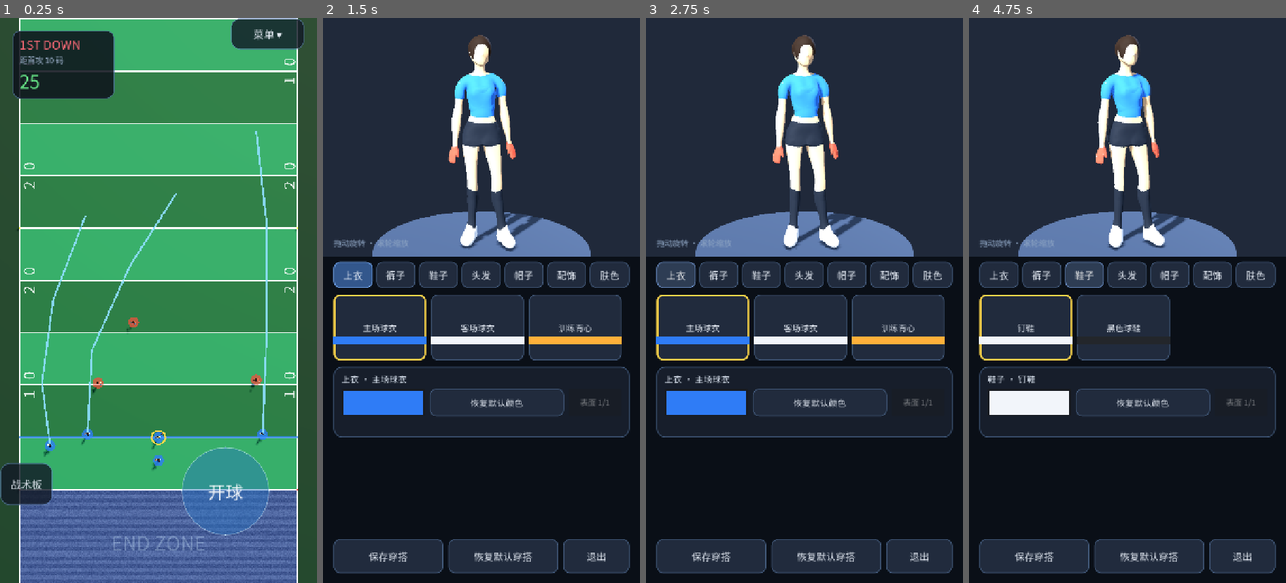
Above: before the commit, frames 1-4 (left to right).
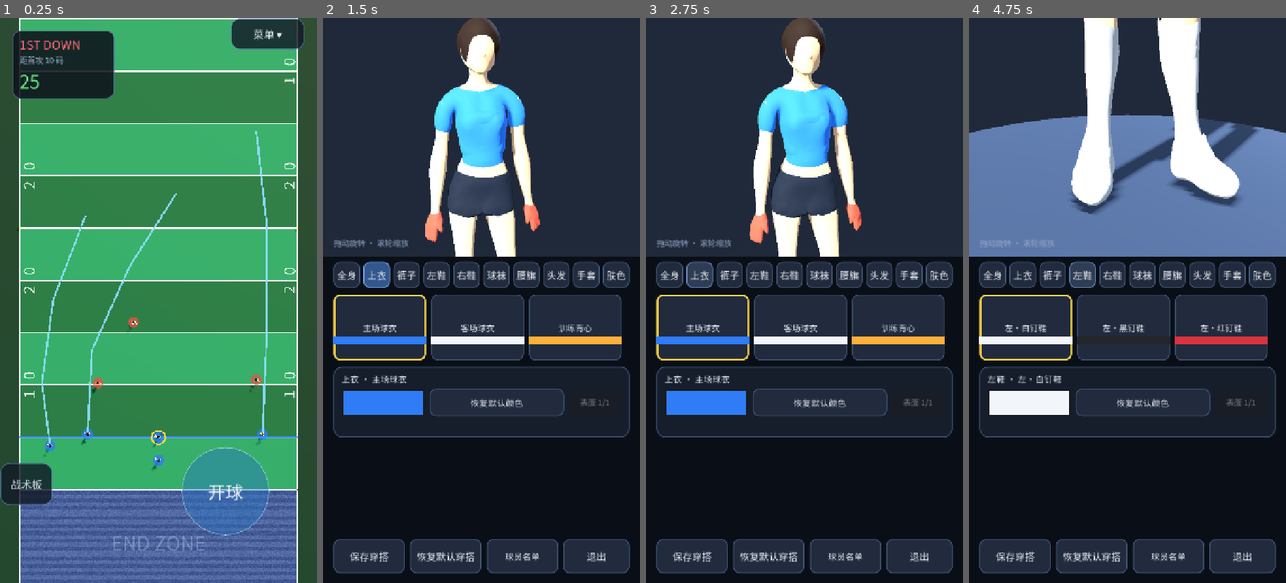
Above: after the commit, the same moments.

Repository: Fanda-81/FF-FlagFootball-Game
Game: Godot game, scene res://scenes/main.tscn
Same seed, same stepped clock (60 frames per second), same inputs: the game is played once before the commit and once after it.
Inputs (mouse positions are in pixels of both pictures, inside the frame that each line leads up to):
- Up to frame 1 (0.25 s): no input
- Up to frame 2 (1.5 s): click "菜单 ▾" at 0.5 s; click "衣柜" at 1.25 s
- Up to frame 3 (2.75 s): click "上衣" at 2 s
- Up to frame 4 (4.75 s): click (994, 272) at 2.75 s, where only the run after the commit has a clickable "全身"; click "裤子" at 3.5 s; click (1083, 272) at 4.25 s, where only the run before the commit has a clickable "鞋子"

The runs differ from the first frame. In frame 1, less than 0.1% of the frame differs, in the area x 13-84%, y 53-80%; in frame 2, 14%; in frame 3, 14%; in frame 4, 32%, in the area x 0-100%, y 0-99%.

Commit message:
Switch to morra model: twin flags, per-foot shoes, socks, roster editor

Diff:
--- a/scripts/main.gd
+++ b/scripts/main.gd
@@ -297,6 +297,8 @@
 		actor.jersey_color = OFFENSE_COLOR if offense else DEFENSE_COLOR
 		actor.max_speed = float(spec["speed"])
 		actor.personal_outfit = offense
+		# 名单里的名字和主色
+		actor.actor_name = Roster.player_name(slot)
 		actor.rotation.y = 0.0 if offense else PI
 		add_child(actor)
 		_actors[slot] = actor
@@ -331,6 +333,7 @@
 		actor.set_move_input(Vector3.ZERO)
 		actor.rotation.y = 0.0 if String(spec["side"]) == "offense" else PI
 		actor.set_active(false)
+		actor.apply_roster_tint(Roster.player_tint(slot))
 	stadium.set_line_of_scrimmage(_los_z)
 
 	_build_routes()
@@ -715,6 +718,11 @@
 			_finish_reset()
 		return
 	if closest <= FLAG_PULL_RADIUS:
+		# 随机拔掉左 / 右 / 两边的腰旗，拔掉的就隐藏
+		var mode := randi() % 3
+		_carrier.pull_flags(mode)
+		var side: String = ["左侧", "右侧", "两侧"][mode]
+		_show_toast("腰旗被拔掉（%s）" % side, Color("ffb27a"))
 		_end_down(clampf(_carrier.global_position.z, START_LOS, FIELD_MAX_Z - 2.0), "被拔旗")
 		return
 	# 兜底：跑太久也算死球
--- a/scripts/outfit/customization_ui.gd
+++ b/scripts/outfit/customization_ui.gd
@@ -41,6 +41,7 @@
 var _current_category := "shirt"
 
 var _dragging := false
+var _roster_panel: PanelContainer
 
 
 func _ready() -> void:
@@ -146,7 +147,7 @@
 
 
 func _update_camera() -> void:
-	var target := Vector3(0.0, 0.95, 0.0)
+	var target := Vector3(0.0, _focus_y, 0.0)
 	_camera.position = target + Vector3(0.0, 0.35, _camera_distance)
 	_camera.look_at(target, Vector3.UP)
 
@@ -193,8 +194,8 @@
 	category_row.add_theme_constant_override("separation", 8)
 	add_child(category_row)
 
-	for category_id in OutfitCatalog.category_ids():
-		var button := _make_button(OutfitCatalog.category_label(category_id), 22)
+	for category_id in (["full"] + OutfitCatalog.category_ids()):
+		var button := _make_button(OutfitCatalog.category_label(String(category_id)), 22)
 		button.custom_minimum_size = Vector2(0, 58)
 		button.size_flags_horizontal = Control.SIZE_EXPAND_FILL
 		button.pressed.connect(_select_category.bind(String(category_id)))
@@ -277,6 +278,12 @@
 	default_button.pressed.connect(_on_reset_outfit)
 	bottom_row.add_child(default_button)
 
+	var roster_button := _make_button("球员名单", 20)
+	roster_button.custom_minimum_size = Vector2(0, 74)
+	roster_button.size_flags_horizontal = Control.SIZE_EXPAND_FILL
+	roster_button.pressed.connect(_toggle_roster_panel)
+	bottom_row.add_child(roster_button)
+
 	var close_button := _make_button("退出", 22)
 	close_button.custom_minimum_size = Vector2(150, 74)
 	close_button.pressed.connect(_on_close)
@@ -286,6 +293,91 @@
 	_status_label.position = Vector2(MARGIN, 1130.0)
 	add_child(_status_label)
 
+
+
+## 衣柜聚焦：选哪个部位就把相机拉到那个高度
+var _focus_y := 0.95
+
+
+func _apply_focus(category: String) -> void:
+	var palette := {
+		"full": [0.95, 3.4], "shirt": [1.25, 1.9], "pants": [0.95, 2.0],
+		"shoe_l": [0.16, 1.15], "shoe_r": [0.16, 1.15], "socks": [0.45, 1.35],
+		"flag": [0.95, 1.8], "hair": [1.62, 1.3], "accessory": [1.2, 1.6],
+		"skin": [1.2, 1.9],
+	}
+	var spec: Array = palette.get(category, [0.95, 3.0])
+	_focus_y = float(spec[0])
+	_camera_distance = float(spec[1])
+	_update_camera()
+
+
+## 球员名单编辑：8 个位置，名字 + 主色
+func _build_roster_panel() -> void:
+	_roster_panel = PanelContainer.new()
+	_roster_panel.name = "RosterPanel"
+	_roster_panel.visible = false
+	_roster_panel.anchor_left = 0.0
+	_roster_panel.anchor_top = 0.0
+	_roster_panel.anchor_right = 1.0
+	_roster_panel.anchor_bottom = 1.0
+	_roster_panel.offset_left = 20.0
+	_roster_panel.offset_top = 560.0
+	_roster_panel.offset_right = -20.0
+	_roster_panel.offset_bottom = -120.0
+	var style := StyleBoxFlat.new()
+	style.bg_color = Color(0.06, 0.08, 0.12, 0.98)
+	style.set_corner_radius_all(18)
+	style.set_border_width_all(2)
+	style.border_color = Color(0.28, 0.38, 0.52, 1.0)
+	style.set_content_margin_all(14)
+	_roster_panel.add_theme_stylebox_override("panel", style)
+	add_child(_roster_panel)
+
+	var column := VBoxContainer.new()
+	column.add_theme_constant_override("separation", 6)
+	_roster_panel.add_child(column)
+
+	var title := _make_label("球员名单（改名 / 主色，自动保存）", 20, Color("dbe4f0"))
+	column.add_child(title)
+
+	for slot in Roster.SLOTS:
+		var row := HBoxContainer.new()
+		row.add_theme_constant_override("separation", 8)
+		column.add_child(row)
+
+		var tag := _make_label(Roster.slot_label(slot), 17, Color("9fb3cd"))
+		tag.custom_minimum_size = Vector2(120, 0)
+		row.add_child(tag)
+
+		var field := LineEdit.new()
+		field.text = Roster.player_name(slot)
+		field.custom_minimum_size = Vector2(0, 44)
+		field.size_flags_horizontal = Control.SIZE_EXPAND_FILL
+		field.text_submitted.connect(_on_roster_name.bind(slot))
+		field.focus_exited.connect(func(): _on_roster_name(field.text, slot))
+		row.add_child(field)
+
+		var picker := ColorPickerButton.new()
+		picker.color = Roster.player_tint(slot)
+		picker.custom_minimum_size = Vector2(96, 44)
+		picker.color_changed.connect(_on_roster_color.bind(slot))
+		row.add_child(picker)
+
+	var close := _make_button("关闭名单", 20)
+	close.custom_minimum_size = Vector2(0, 56)
+	close.pressed.connect(func(): _roster_panel.visible = false)
+	column.add_child(close)
+
+
+func _on_roster_name(value: String, slot: String) -> void:
+	Roster.set_player_name(slot, value)
+	Roster.save()
+
+
+func _on_roster_color(color: Color, slot: String) -> void:
+	Roster.set_player_tint(slot, color)
+	Roster.save()
 
 func _make_label(text: String, size: int, color: Color) -> Label:
 	var label := Label.new()
@@ -322,6 +414,7 @@
 
 func _select_category(category: String) -> void:
 	_current_category = category
+	_apply_focus(category)
 	for id in _category_buttons:
 		var button: Button = _category_buttons[id]
 		var active := String(id) == category
@@ -432,6 +525,12 @@
 	_color_picker.color = Color.WHITE
 	_refresh_items()
 	_status_label.text = "已恢复默认穿搭"
+
+
+func _toggle_roster_panel() -> void:
+	if _roster_panel == null:
+		_build_roster_panel()
+	_roster_panel.visible = not _roster_panel.visible
 
 
 func _on_close() -> void:
--- a/scripts/outfit/outfit_catalog.gd
+++ b/scripts/outfit/outfit_catalog.gd
@@ -1,28 +1,29 @@
 extends RefCounted
 class_name OutfitCatalog
-## 服装目录：分类定义 + 每个分类下可选的服装。
+## 服装目录：分类定义 + 每个分类下可选的服装（morra.glb，25 骨）
 ##
-## 换装逻辑（装备/卸下/改色/存档）都不在这里，这里**只有数据**。
-## 想加一件新衣服：在对应分类的数组里加一行 `OutfitItem.create(...)`。
-##
-## 当前模型的网格（Skeleton3D 下）：
-##   Cube（身体）、上衣抹胸、短袖、短裤、网格002、网格002_1、鞋子、手套、头发01
+## 网格：Cube（身体）、上衣抹胸、短袖、短裤、Left_Boot/Left_Stud_Tips、
+## Right_Boot/Right_Stud_Tips、长袜主色/长袜副色、左侧腰旗/右侧腰旗、手套、头发01
 
 const CATEGORIES := [
 	{"id": "shirt", "label": "上衣"},
 	{"id": "pants", "label": "裤子"},
-	{"id": "shoes", "label": "鞋子"},
+	{"id": "shoe_l", "label": "左鞋"},
+	{"id": "shoe_r", "label": "右鞋"},
+	{"id": "socks", "label": "球袜"},
+	{"id": "flag", "label": "腰旗"},
 	{"id": "hair", "label": "头发"},
-	{"id": "hat", "label": "帽子"},
-	{"id": "accessory", "label": "配饰"},
+	{"id": "accessory", "label": "手套"},
 	{"id": "skin", "label": "肤色"},
 ]
 
-## 身体网格，永远显示，不属于任何分类。
 const BODY_MESHES := ["Cube"]
+const FLAG_MESHES := ["左侧腰旗", "右侧腰旗"]
 
 
 static func category_label(category: String) -> String:
+	if category == "full":
+		return "全身"
 	for entry in CATEGORIES:
 		if String(entry["id"]) == category:
 			return String(entry["label"])
@@ -36,55 +37,55 @@
 	return ids
 
 
-## 构建目录：分类 id -> Array[OutfitItem]
 static func build() -> Dictionary:
 	var catalog := {}
 
 	catalog["shirt"] = [
-		OutfitItem.create("shirt_home", "主场球衣", "shirt",
-			["上衣抹胸", "短袖"], Color("2f7cf6"), true, "带袖"),
-		OutfitItem.create("shirt_away", "客场球衣", "shirt",
-			["上衣抹胸"], Color("f2f5fa"), true, "无袖"),
-		OutfitItem.create("shirt_training", "训练背心", "shirt",
-			["短袖"], Color("ffb03a"), true, "只有袖子"),
+		OutfitItem.create("shirt_home", "主场球衣", "shirt", ["上衣抹胸", "短袖"], Color("2f7cf6"), true, "带袖"),
+		OutfitItem.create("shirt_away", "客场球衣", "shirt", ["上衣抹胸"], Color("f2f5fa"), true, "无袖"),
+		OutfitItem.create("shirt_training", "训练背心", "shirt", ["短袖"], Color("ffb03a"), true, "只有袖子"),
 	]
 
 	catalog["pants"] = [
-		OutfitItem.create("pants_short", "比赛短裤", "pants",
-			["短裤", "网格002", "网格002_1"], Color("1d2430"), true),
-		OutfitItem.create("pants_skin", "紧身裤", "pants",
-			["网格002", "网格002_1"], Color("39424f"), true),
+		OutfitItem.create("pants_match", "比赛短裤", "pants", ["短裤"], Color("1d2430"), true),
+		OutfitItem.create("pants_white", "白色短裤", "pants", ["短裤"], Color("eef2f7"), true),
 	]
 
-	catalog["shoes"] = [
-		OutfitItem.create("shoes_cleat", "钉鞋", "shoes",
-			["鞋子"], Color("f2f5fa"), true),
-		OutfitItem.create("shoes_dark", "黑色球鞋", "shoes",
-			["鞋子"], Color("23262b"), true),
+	catalog["shoe_l"] = [
+		OutfitItem.create("shoe_l_white", "左·白钉鞋", "shoe_l", ["Left_Boot", "Left_Stud_Tips"], Color("f2f5fa"), true),
+		OutfitItem.create("shoe_l_dark", "左·黑钉鞋", "shoe_l", ["Left_Boot", "Left_Stud_Tips"], Color("23262b"), true),
+		OutfitItem.create("shoe_l_red", "左·红钉鞋", "shoe_l", ["Left_Boot", "Left_Stud_Tips"], Color("d9333f"), true),
+	]
+	catalog["shoe_r"] = [
+		OutfitItem.create("shoe_r_white", "右·白钉鞋", "shoe_r", ["Right_Boot", "Right_Stud_Tips"], Color("f2f5fa"), true),
+		OutfitItem.create("shoe_r_dark", "右·黑钉鞋", "shoe_r", ["Right_Boot", "Right_Stud_Tips"], Color("23262b"), true),
+		OutfitItem.create("shoe_r_red", "右·红钉鞋", "shoe_r", ["Right_Boot", "Right_Stud_Tips"], Color("d9333f"), true),
+	]
+
+	catalog["socks"] = [
+		OutfitItem.create("socks_white", "白球袜", "socks", ["长袜主色", "长袜副色"], Color("f4f7fb"), true),
+		OutfitItem.create("socks_dark", "黑球袜", "socks", ["长袜主色", "长袜副色"], Color("23262b"), true),
+	]
+
+	catalog["flag"] = [
+		OutfitItem.create("flag_red", "红腰旗", "flag", ["左侧腰旗", "右侧腰旗"], Color("e2543f"), true),
+		OutfitItem.create("flag_yellow", "黄腰旗", "flag", ["左侧腰旗", "右侧腰旗"], Color("ffd84b"), true),
 	]
 
 	catalog["hair"] = [
-		OutfitItem.create("hair_long", "长发", "hair",
-			["头发01"], Color("2a1d16"), true),
-		OutfitItem.create("hair_ash", "亚麻色长发", "hair",
-			["头发01"], Color("b98a4c"), true),
+		OutfitItem.create("hair_dark", "黑长发", "hair", ["头发01"], Color("2a1d16"), true),
+		OutfitItem.create("hair_ash", "亚麻长发", "hair", ["头发01"], Color("b98a4c"), true),
 	]
 
-	# 当前模型没有帽子网格，分类保留但暂无内容（UI 会显示"暂无"）。
-	catalog["hat"] = []
+	catalog["accessory"] = [
+		OutfitItem.create("acc_gloves", "接球手套", "accessory", ["手套"], Color("e2543f"), true),
+		OutfitItem.create("acc_gloves_white", "白色手套", "accessory", ["手套"], Color("f4ead7"), true),
+	]
 
-	# 肤色：改的是整个躯干（Cube）的颜色
 	catalog["skin"] = [
 		OutfitItem.create("skin_light", "浅肤色", "skin", ["Cube"], Color("e8b98d"), true),
 		OutfitItem.create("skin_tan", "小麦色", "skin", ["Cube"], Color("c98f63"), true),
 		OutfitItem.create("skin_dark", "深肤色", "skin", ["Cube"], Color("8d5a3b"), true),
 	]
 
-	catalog["accessory"] = [
-		OutfitItem.create("acc_gloves", "接球手套", "accessory",
-			["手套"], Color("e2543f"), true),
-		OutfitItem.create("acc_gloves_white", "白色手套", "accessory",
-			["手套"], Color("f4ead7"), true),
-	]
-
 	return catalog
--- a/scripts/player_actor.gd
+++ b/scripts/player_actor.gd
@@ -23,7 +23,7 @@
 
 signal became_active
 
-const CHARACTER_SCENE := preload("res://assets/models/characters/FFfemale.glb")
+const CHARACTER_SCENE := preload("res://assets/models/characters/morra.glb")
 ## FFSIMU 里的站立动作（静止站立.fbx），重定向到本角色骨架上。
 const IDLE_PATH := "res://assets/models/characters/Idle.glb"
 ## 角色归一化后的身高（米）。
@@ -197,6 +197,51 @@
 			if item_id != "":
 				_outfit.set_item_color(category, item_id, 0, jersey_color)
 
+
+
+## 拔旗：mode 0=左 1=右 2=两边
+func pull_flags(mode: int) -> void:
+	if _outfit == null:
+		return
+	var targets: Array = []
+	match mode:
+		0:
+			targets = ["左侧腰旗"]
+		1:
+			targets = ["右侧腰旗"]
+		_:
+			targets = ["左侧腰旗", "右侧腰旗"]
+	for mesh_name in targets:
+		var mesh := _outfit.mesh_node(String(mesh_name))
+		if mesh != null:
+			mesh.visible = false
+
+
+## 衣柜里"聚焦某个部位"用的相机高度
+func focus_height(category: String) -> float:
+	match category:
+		"shoe_l", "shoe_r":
+			return 0.15
+		"socks":
+			return 0.45
+		"pants", "flag":
+			return 0.95
+		"shirt", "accessory", "skin":
+			return 1.25
+		"hair":
+			return 1.62
+		_:
+			return 0.95
+
+
+## 应用名单里的个人主色（球衣/短裤/球袜）
+func apply_roster_tint(color: Color) -> void:
+	if _outfit == null:
+		return
+	for category in ["shirt", "pants", "socks"]:
+		var item_id := _outfit.equipped_id(category)
+		if item_id != "":
+			_outfit.set_item_color(category, item_id, 0, color)
 
 func outfit() -> OutfitManager:
 	return _outfit
--- /dev/null
+++ b/scripts/roster.gd
@@ -0,0 +1,112 @@
+extends RefCounted
+class_name Roster
+## 球员名单：每个位置的名字 + 装备主色，存在 user://roster.json
+##
+## 首次运行随机生成名字；玩家改名/改色后保存，下次进游戏自动读回。
+
+const SAVE_PATH := "user://roster.json"
+const SLOTS := ["QB", "C", "X", "Y", "Z", "CB", "LB", "S"]
+
+const SURNAMES := ["林", "陈", "张", "王", "李", "赵", "周", "吴", "徐", "孙", "马", "高", "何", "罗", "梁", "宋"]
+const GIVEN := ["小北", "一鸣", "子豪", "雨晨", "嘉树", "思远", "若雪", "一诺", "天佑", "明轩", "星辰", "可欣", "书航", "泽宇"]
+
+static var _data: Dictionary = {}
+static var _loaded := false
+
+
+static func _ensure() -> void:
+	if _loaded:
+		return
+	_loaded = true
+	_data = _load_from_disk()
+
+
+static func _random_name() -> String:
+	return SURNAMES[randi() % SURNAMES.size()] + GIVEN[randi() % GIVEN.size()]
+
+
+static func _random_tint(index: int) -> String:
+	var palette := ["#2f7cf6", "#37c26a", "#ffb03a", "#d9333f", "#8c5cf6", "#12b3c4", "#e2543f", "#f2f5fa"]
+	return palette[index % palette.size()]
+
+
+static func _load_from_disk() -> Dictionary:
+	var out := {}
+	for i in SLOTS.size():
+		out[SLOTS[i]] = {"name": _random_name(), "tint": _random_tint(i)}
+
+	if not FileAccess.file_exists(SAVE_PATH):
+		return out
+	var file := FileAccess.open(SAVE_PATH, FileAccess.READ)
+	if file == null:
+		return out
+	var parsed: Variant = JSON.parse_string(file.get_as_text())
+	file.close()
+	if typeof(parsed) != TYPE_DICTIONARY:
+		return out
+	var data: Dictionary = parsed
+	for slot in SLOTS:
+		if not data.has(slot):
+			continue
+		var entry: Variant = data[slot]
+		if typeof(entry) != TYPE_DICTIONARY:
+			continue
+		var dict: Dictionary = entry
+		out[slot]["name"] = String(dict.get("name", out[slot]["name"]))
+		out[slot]["tint"] = String(dict.get("tint", out[slot]["tint"]))
+	return out
+
+
+static func save() -> bool:
+	_ensure()
+	var file := FileAccess.open(SAVE_PATH, FileAccess.WRITE)
+	if file == null:
+		push_error("Roster: 无法写入 " + SAVE_PATH)
+		return false
+	file.store_string(JSON.stringify(_data, "\t"))
+	file.close()
+	return true
+
+
+static func player_name(slot: String) -> String:
+	_ensure()
+	if not _data.has(slot):
+		return slot
+	return String((_data[slot] as Dictionary).get("name", slot))
+
+
+static func player_tint(slot: String) -> Color:
+	_ensure()
+	if not _data.has(slot):
+		return Color.WHITE
+	return Color.html(String((_data[slot] as Dictionary).get("tint", "#ffffff")))
+
+
+static func set_player_name(slot: String, value: String) -> void:
+	_ensure()
+	if not _data.has(slot):
+		return
+	(_data[slot] as Dictionary)["name"] = value.strip_edges()
+
+
+static func set_player_tint(slot: String, color: Color) -> void:
+	_ensure()
+	if not _data.has(slot):
+		return
+	(_data[slot] as Dictionary)["tint"] = color.to_html(false)
+
+
+static func slot_label(slot: String) -> String:
+	match slot:
+		"QB":
+			return "四分卫 QB"
+		"C":
+			return "中锋 C"
+		"CB":
+			return "角卫 CB"
+		"LB":
+			return "线卫 LB"
+		"S":
+			return "安全卫 S"
+		_:
+			return "外接手 " + slot
--- /dev/null
+++ b/tools/inspect_morra.gd
@@ -0,0 +1,31 @@
+extends SceneTree
+
+func _initialize() -> void:
+	var packed := load("res://assets/models/characters/morra.glb") as PackedScene
+	if packed == null:
+		print("load failed"); quit(1); return
+	var scene := packed.instantiate()
+	root.add_child(scene)
+	var skeleton := _find_skeleton(scene)
+	print("bones: ", skeleton.get_bone_count() if skeleton else 0)
+	for node in scene.find_children("*", "MeshInstance3D", true, false):
+		var mi := node as MeshInstance3D
+		var aabb := mi.get_aabb()
+		print("MESH '", mi.name, "' parent=", mi.get_parent().name, " surfaces=", mi.mesh.get_surface_count() if mi.mesh else 0,
+			" aabb=", aabb.size)
+	var player := scene.find_child("AnimationPlayer", true, false) as AnimationPlayer
+	if player != null:
+		for lib in player.get_animation_library_list():
+			for anim in player.get_animation_library(lib).get_animation_list():
+				print("anim: ", anim, " len=", player.get_animation_library(lib).get_animation(anim).length)
+	quit(0)
+
+
+func _find_skeleton(node: Node) -> Skeleton3D:
+	if node is Skeleton3D:
+		return node as Skeleton3D
+	for child in node.get_children():
+		var hit := _find_skeleton(child)
+		if hit != null:
+			return hit
+	return null
--- a/tools/verify.gd
+++ b/tools/verify.gd
@@ -440,8 +440,8 @@
 	if skeleton == null:
 		_failures.append("球员模型里没有 Skeleton3D")
 		return
-	if skeleton.get_bone_count() != 22:
-		_failures.append("骨骼数 %d（FFfemale 应为 22）" % skeleton.get_bone_count())
+	if skeleton.get_bone_count() != 25:
+		_failures.append("骨骼数 %d（morra 应为 25）" % skeleton.get_bone_count())
 	if skeleton.find_bone("mixamorig_Hips") < 0:
 		_failures.append("骨架里没有 mixamorig_Hips")
 
Binary file added: assets/models/characters/morra.glb
Not shown, added: assets/models/characters/morra.glb.import
Not shown, added: scripts/roster.gd.uid
Not shown, added: tools/inspect_morra.gd.uid
Not shown, changed: build/web/index.pck
